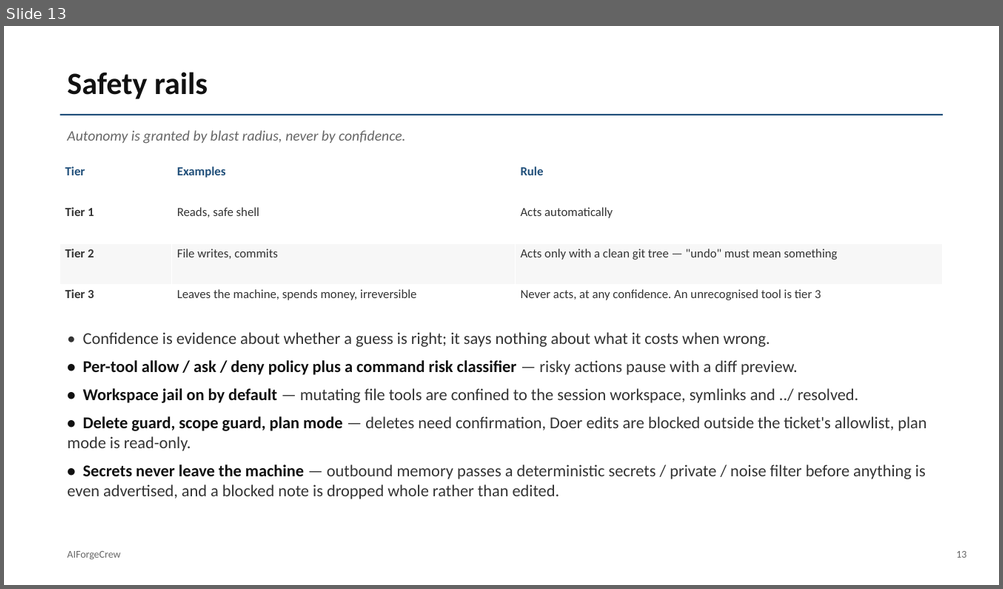
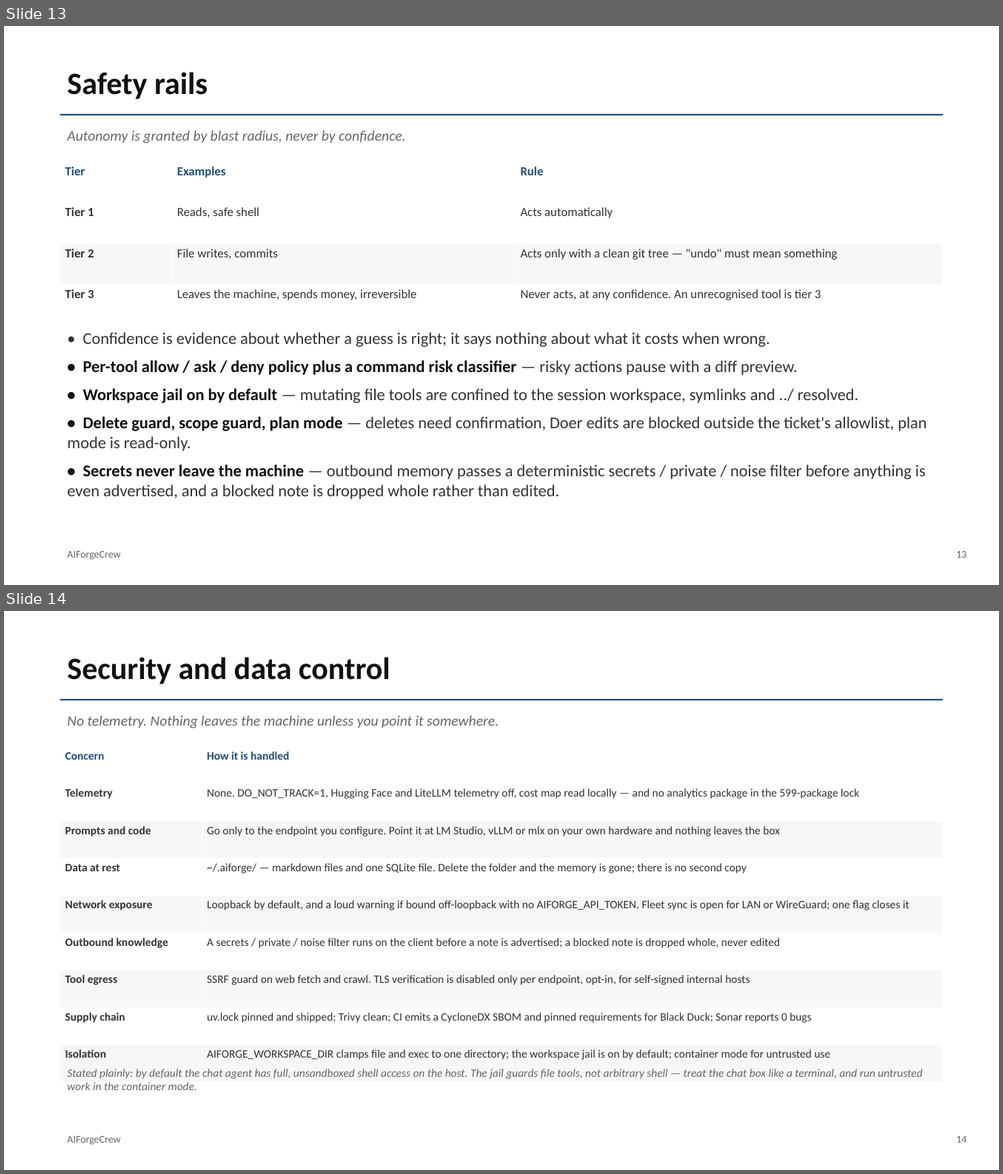
Before and after one commit to Manikanta-Reddy-Pasala/AIForgeCrew, a slide deck: docs/AIForgeCrew-Overview.pptx. Shown one above the other, each under a label of ours: slide 13 before the commit, slides 13 and 14 after it. The pictures are 1003x589 and 1003x1174 pixels, drawn with LibreOffice and Linux fonts; fonts in the diff are those of the drawing. Boxes give left, top, right and bottom in pixels: in the first picture for what was removed or moved away, otherwise in the second. Text is boxed around its words. In the diff, an @@ line names an element or a change of style, - is before the commit and + after.

```diff
--- a/docs/AIForgeCrew-Overview.pptx
+++ b/docs/AIForgeCrew-Overview.pptx
@@ slide 14 added at [4,611,999,1170], background #FFFFFF @@
@@ text added at [67,657,390,684], 30 pt, text #111111, bold @@
+Security and data control
@@ rectangle added at [60,699,942,701], fill #1F4E79 @@
@@ text added at [67,715,498,729], 14 pt, text #666666, italic @@
+No telemetry. Nothing leaves the machine unless you point it somewhere.
@@ table added at [60,747,942,1082], 9 rows, 2 columns @@
+Concern | How it is handled
+Telemetry | None. DO_NOT_TRACK=1, Hugging Face and LiteLLM telemetry off, cost map read locally — and no analytics package in the 599-package lock
+Prompts and code | Go only to the endpoint you configure. Point it at LM Studio, vLLM or mlx on your own hardware and nothing leaves the box
+Data at rest | ~/.aiforge/ — markdown files and one SQLite file. Delete the folder and the memory is gone; there is no second copy
+Network exposure | Loopback by default, and a loud warning if bound off-loopback with no AIFORGE_API_TOKEN. Fleet sync is open for LAN or WireGuard; one flag closes it
+Outbound knowledge | A secrets / private / noise filter runs on the client before a note is advertised; a blocked note is dropped whole, never edited
+Tool egress | SSRF guard on web fetch and crawl. TLS verification is disabled only per endpoint, opt-in, for self-signed internal hosts
+Supply chain | uv.lock pinned and shipped; Trivy clean; CI emits a CycloneDX SBOM and pinned requirements for Black Duck; Sonar reports 0 bugs
+Isolation | AIFORGE_WORKSPACE_DIR clamps file and exec to one directory; the workspace jail is on by default; container mode for untrusted use
@@ text added at [67,1069,922,1091], 11 pt, text #666666, italic @@
+Stated plainly: by default the chat agent has full, unsandboxed shell access on the host. The jail guards file tools, not arbitrary shell — treat the chat box like a terminal, and run untrusted work in the container mode.
@@ text added at [67,1136,120,1145], 10 pt, text #666666 @@
+AIForgeCrew
@@ text added at [956,1136,966,1143], 10 pt, text #666666 @@
+14
```
Also in this commit, not shown: 6 slides changed.
